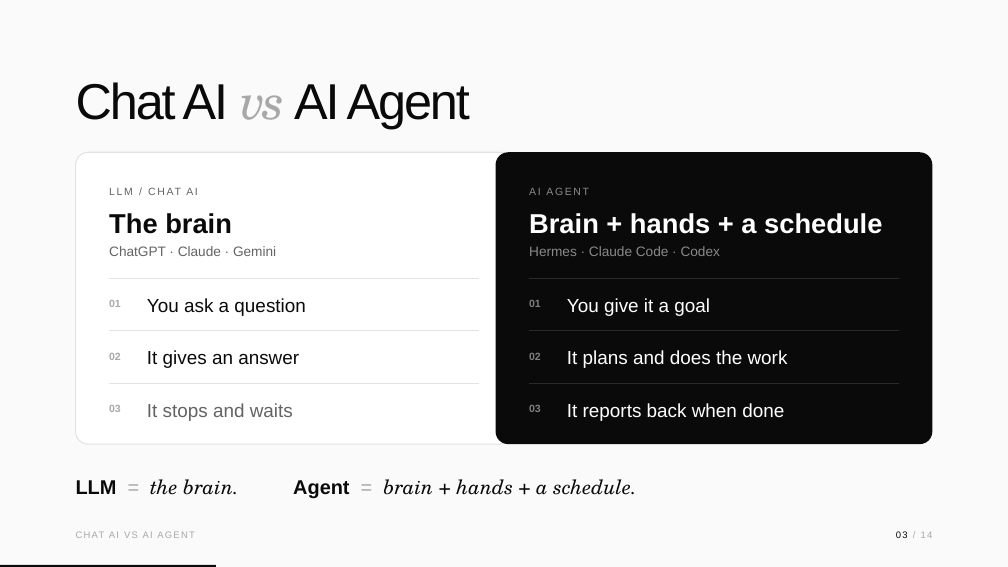
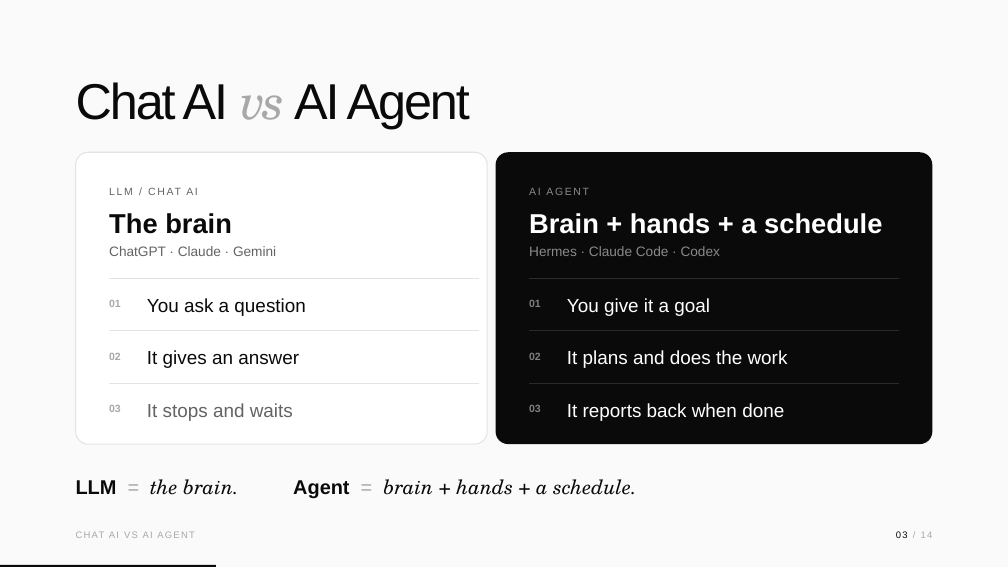
Before and after one commit to christbri/presentation, a slide deck: slide 3 of pptx/AI-Agents.pptx. Drawn at 1008x567 pixels with LibreOffice and Linux fonts; fonts in the diff are those of the drawing. Boxes give left, top, right and bottom in pixels: in the first picture for what was removed or moved away, otherwise in the second. Text is boxed around its words. In the diff, an @@ line names an element or a change of style, - is before the commit and + after.

```diff
--- a/pptx/AI-Agents.pptx
+++ b/pptx/AI-Agents.pptx
@@ rounded rectangle: place and size @@
-rounded rectangle at [76, 152, 513, 444]
+rounded rectangle at [76, 152, 487, 444]
```
Also in this commit, not shown: 10 other slides changed, 8 other files.
